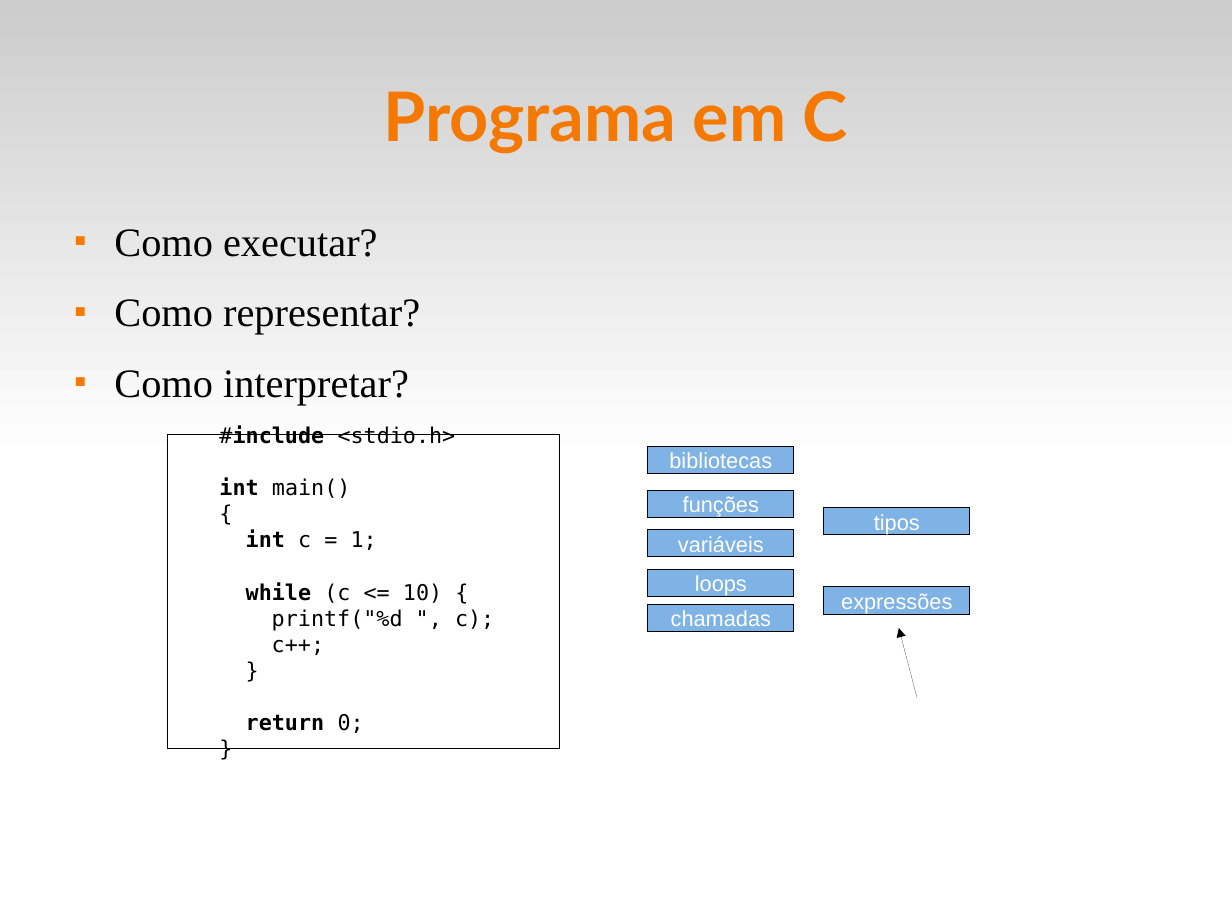
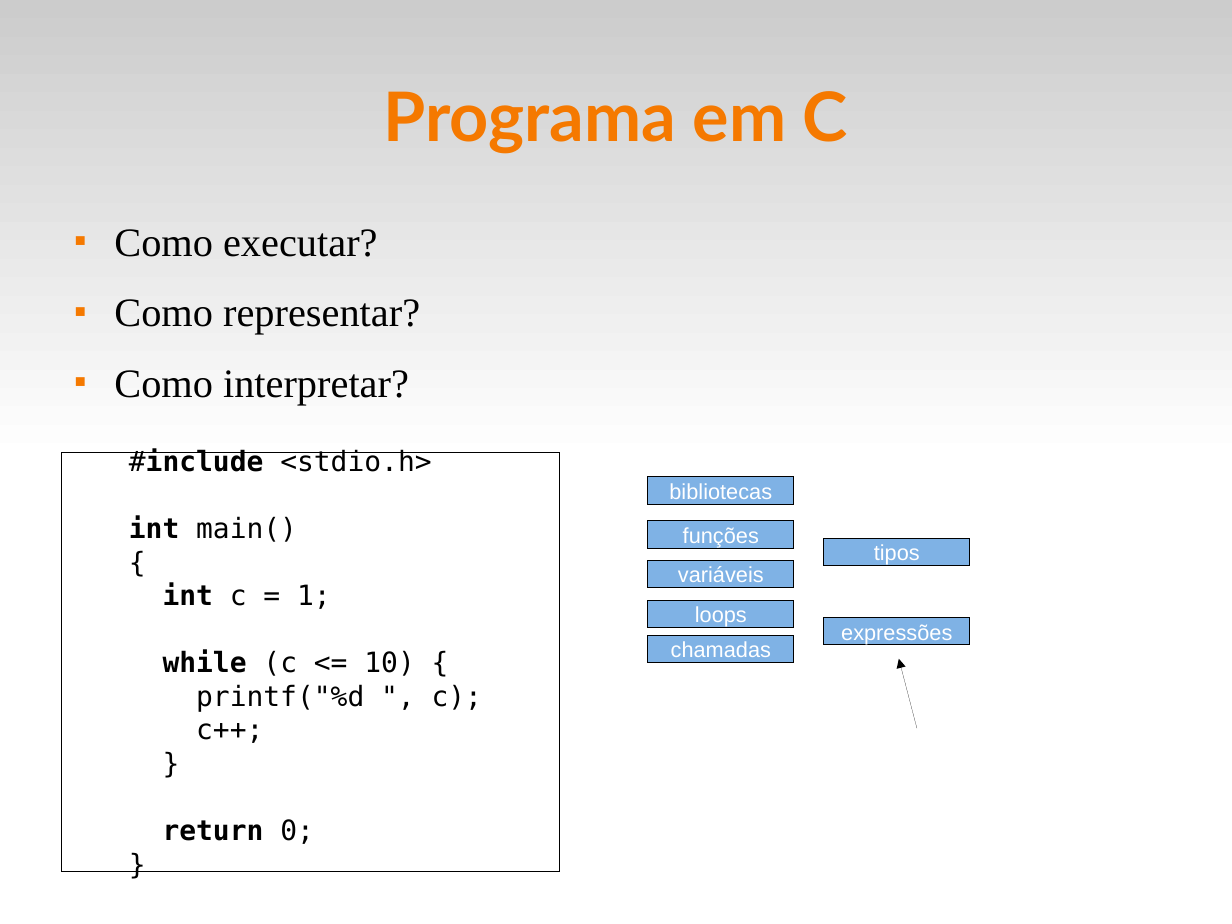
Before and after one commit to fsantanna-uerj/EDL, a slide deck: slide 2 of slides/edl-11-lang.odp. Drawn at 1232x924 pixels with LibreOffice and Linux fonts; fonts in the diff are those of the drawing. Boxes give left, top, right and bottom in pixels: in the first picture for what was removed or moved away, otherwise in the second. Text is boxed around its words. In the diff, an @@ line names an element or a change of style, - is before the commit and + after.

```diff
--- a/slides/edl-11-lang.odp
+++ b/slides/edl-11-lang.odp
@@ rectangle "#include <stdio.h>": place and size @@
-rectangle "#include <stdio.h>" at [167,435,559,749]
+rectangle "#include <stdio.h>" at [61,453,559,872]
@@ rectangle "#include <stdio.h>" at [61,453,559,872]: size 14 to 18 pt @@
@@ 7 rectangles, 1 arrow: place and size @@
-7 rectangles, 1 arrow at [648,446,970,698]
+7 rectangles, 1 arrow at [648,477,970,729]
```
Also in this commit, not shown: 1 slide added, 1 other file.
